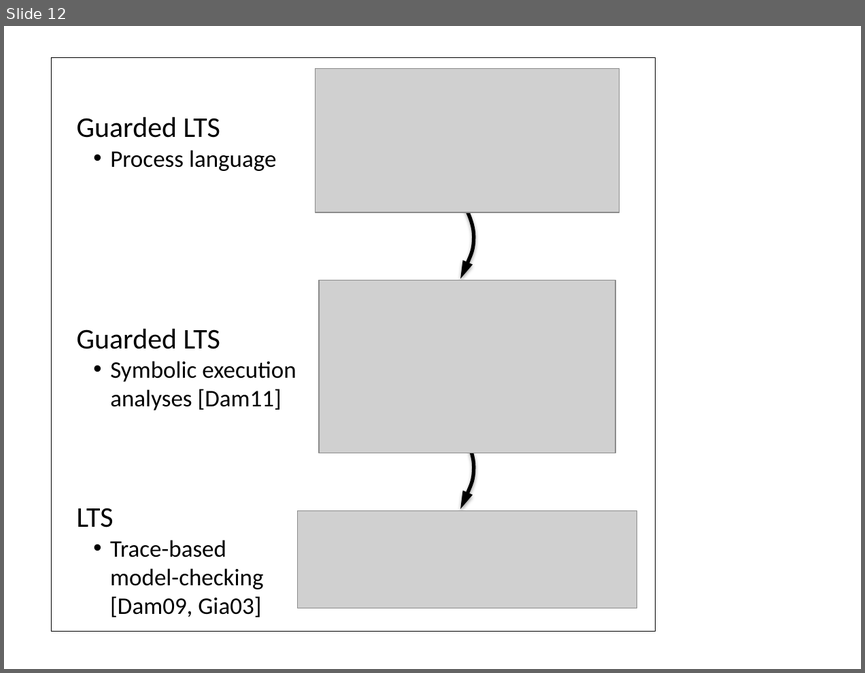
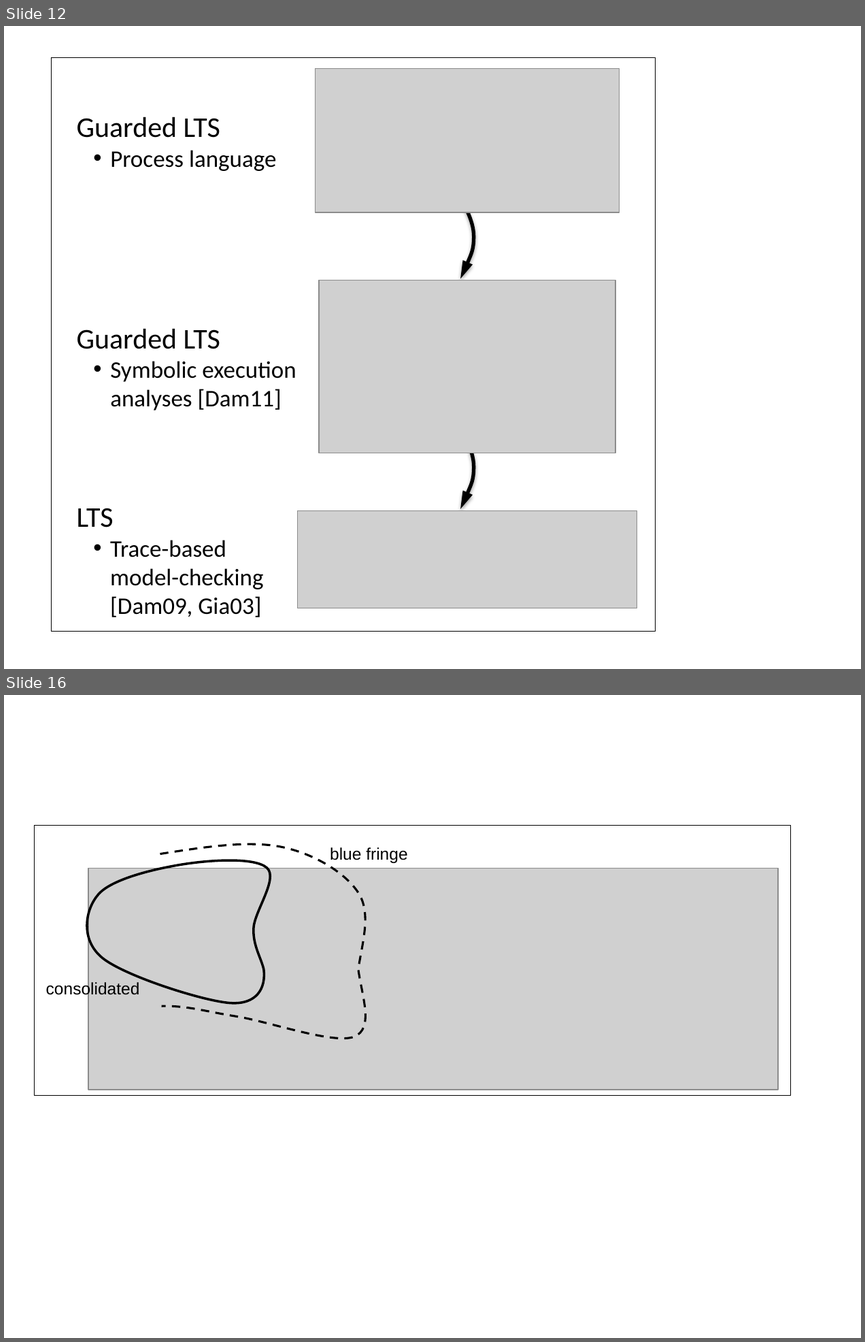
Before and after one commit to blambeau/phd, a slide deck: writing/images/train.pptx. Shown one above the other, each under a label of ours: slide 12 before the commit, slides 12 and 16 after it; the slides between them are not shown. The pictures are 865x673 and 865x1342 pixels, drawn with LibreOffice and Linux fonts; fonts in the diff are those of the drawing; grey boxes stand for pictures. Boxes give left, top, right and bottom in pixels: in the first picture for what was removed or moved away, otherwise in the second. Text is boxed around its words. In the diff, an @@ line names an element or a change of style, - is before the commit and + after.

```diff
--- a/writing/images/train.pptx
+++ b/writing/images/train.pptx
@@ slide 16 added at [4,695,861,1338], background #FFFFFF @@
@@ group added at [34,826,789,1095]: 2 texts, 2 freeform shapes, 1 rectangle, 1 picture @@
+blue fringe
+consolidated
```
Also in this commit, not shown: 1 slide changed, 3 other slides added, 5 other files.
